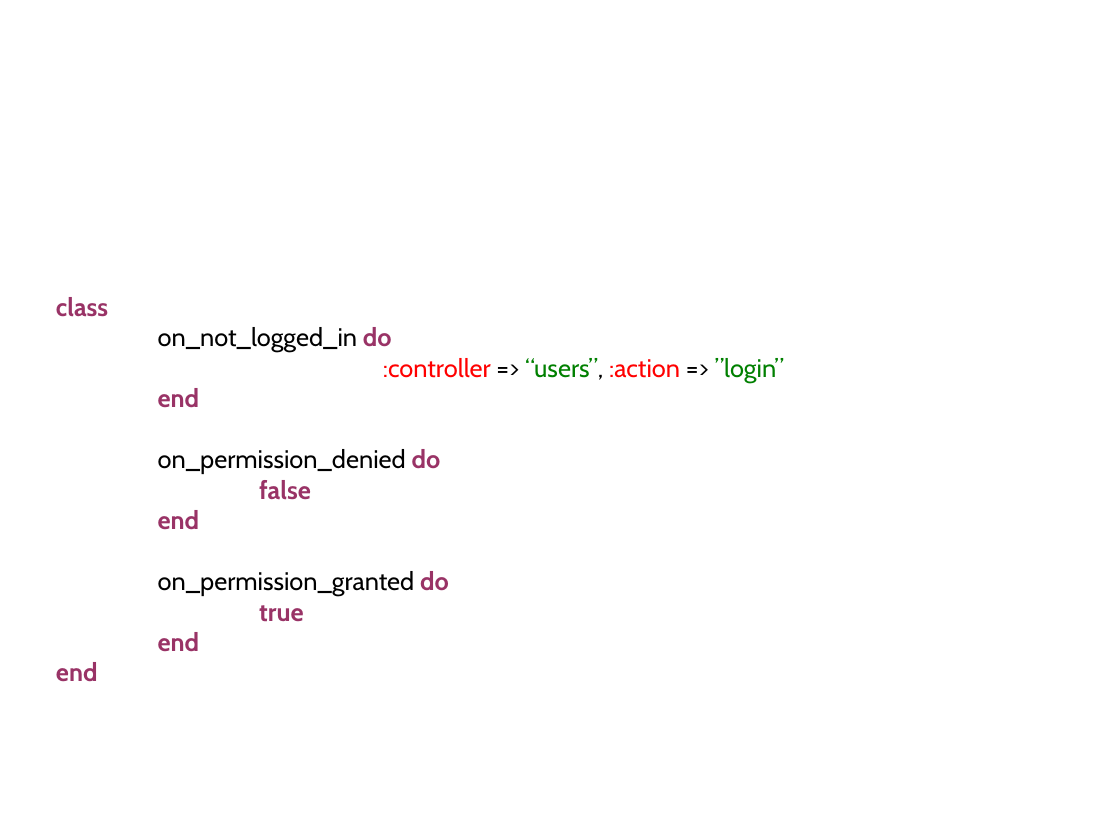
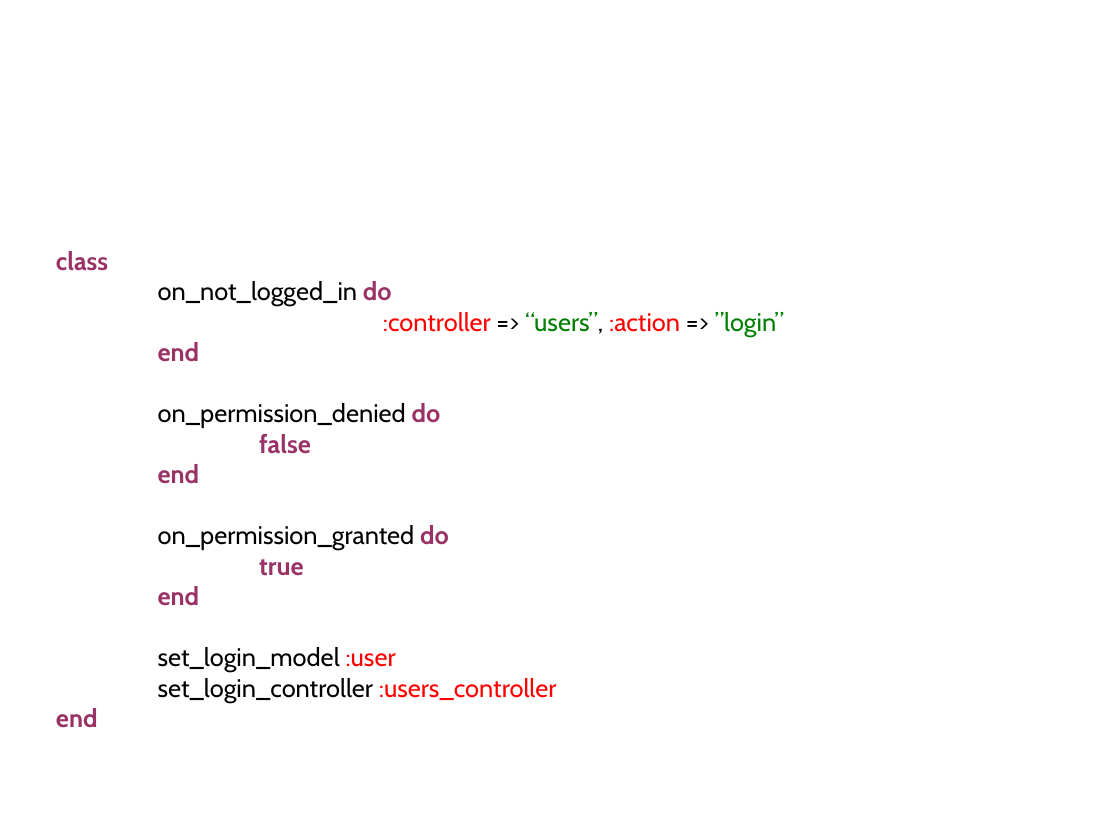
Before and after one commit to mvanholstyn/mhs_authentication_system, a slide deck: slide 6 of lwt_authentication_system.odp. Drawn at 1120x840 pixels with LibreOffice and Linux fonts; fonts in the diff are those of the drawing; background and template pictures are left out. Boxes give left, top, right and bottom in pixels: in the first picture for what was removed or moved away, otherwise in the second. Text is boxed around its words. In the diff, an @@ line names an element or a change of style, - is before the commit and + after.

```diff
--- a/lwt_authentication_system.odp
+++ b/lwt_authentication_system.odp
@@ subtitle at [158, 647, 557, 703]: paragraphs added @@
+set_login_model :user
+set_login_controller :users_controller
```
Also in this commit, not shown: 1 other slide changed, 1 other file.
